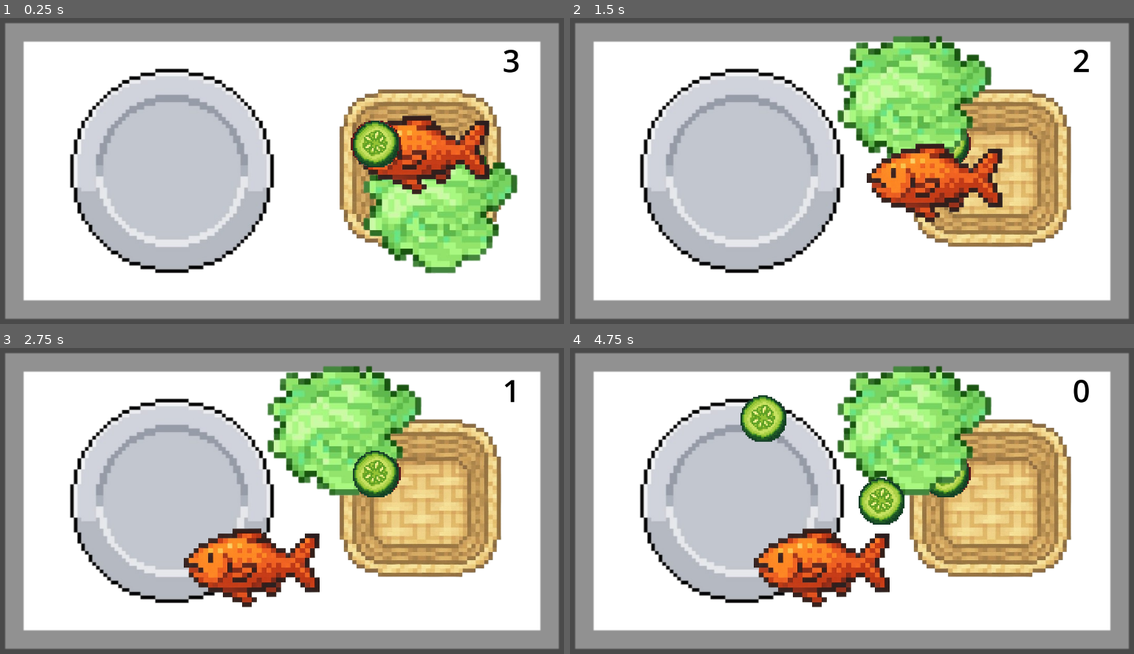
Above: before the commit, frames 1-4 (two rows, left to right).
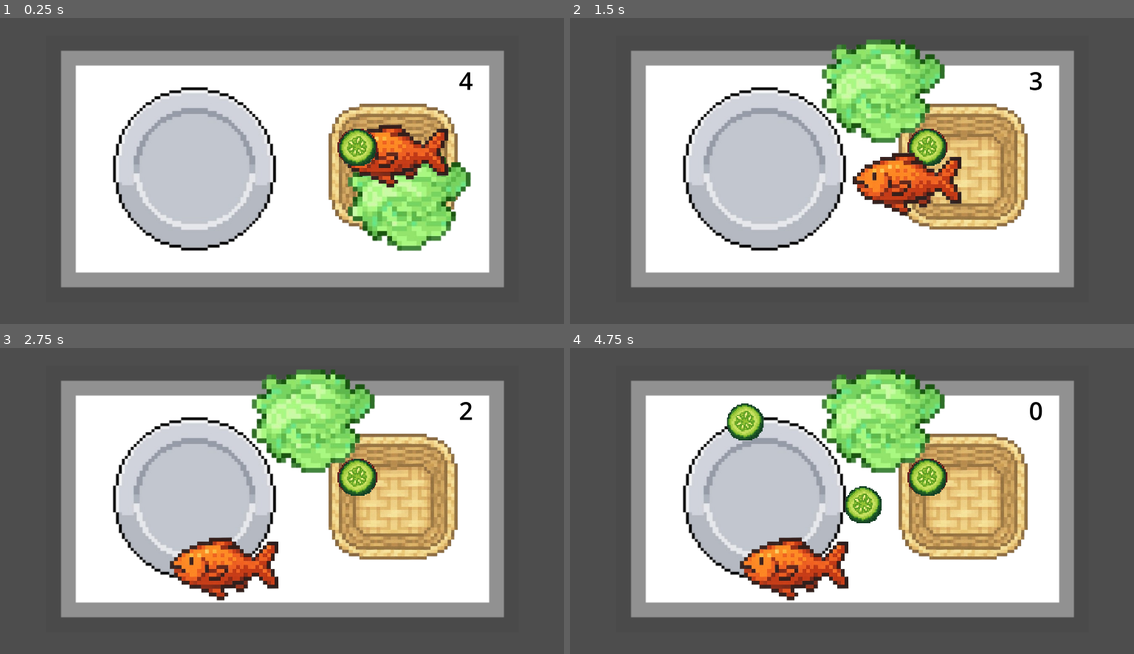
Above: after the commit, the same moments.

Repository: AlanLeo32/Rush---Dine
Game: Godot game, scene res://minigames/ordenar/main.tscn
Same seed, same stepped clock (60 frames per second), same inputs: the game is played once before the commit and once after it. This scene is started directly instead of the project's main scene.
Inputs (mouse positions are in pixels of both pictures, inside the frame that each line leads up to):
- Up to frame 1 (0.25 s): no input
- Up to frame 2 (1.5 s): tap Enter (ui_accept) at 0.5 s; drag from (1009, 204) to (908, 97) at 0.52 s; drag from (993, 155) to (823, 238) at 1.27 s
- Up to frame 3 (2.75 s): tap Enter (ui_accept) at 2 s; move the mouse to (377, 473) at 2.02 s; hold Right (ui_right) from 2.03 s (still down); click (377, 473) at 2.17 s
- Up to frame 4 (4.75 s): release Right (ui_right) at 2.75 s; tap Enter (ui_accept) at 2.75, 3.5 s; drag from (947, 473) to (677, 452) at 2.77 s; drag from (947, 473) to (880, 501) at 3.52 s; drag from (677, 452) to (761, 418) at 4.27 s

The runs differ from the first frame. In frame 1, 68% of the frame differs, in the area x 0-100%, y 1-99%; in frame 2, 71%; in frame 3, 73%; in frame 4, 74%.

Commit message:
Integracion de todos los juegos noche

Diff:
--- a/rush-n-dine/minigames/cooking/SkillCheck.tscn
+++ b/rush-n-dine/minigames/cooking/SkillCheck.tscn
@@ -94,3 +94,7 @@
 offset_bottom = 861.0
 texture = ExtResource("6_d05sy")
 expand_mode = 1
+
+[node name="Camera2D" type="Camera2D" parent="."]
+position = Vector2(986, 528)
+zoom = Vector2(0.8, 0.8)
--- a/rush-n-dine/minigames/ordenar/main.tscn
+++ b/rush-n-dine/minigames/ordenar/main.tscn
@@ -45,7 +45,7 @@
 texture = ExtResource("4_jj0o1")
 
 [node name="MinigameTimer" type="Timer" parent="."]
-wait_time = 4.0
+wait_time = 5.0
 one_shot = true
 autostart = true
 
@@ -65,4 +65,8 @@
 offset_bottom = 794.0
 label_settings = SubResource("LabelSettings_jj0o1")
 
+[node name="Camera2D" type="Camera2D" parent="."]
+position = Vector2(958, 548)
+zoom = Vector2(0.8, 0.8)
+
 [connection signal="timeout" from="MinigameTimer" to="." method="_on_minigame_timer_timeout"]
